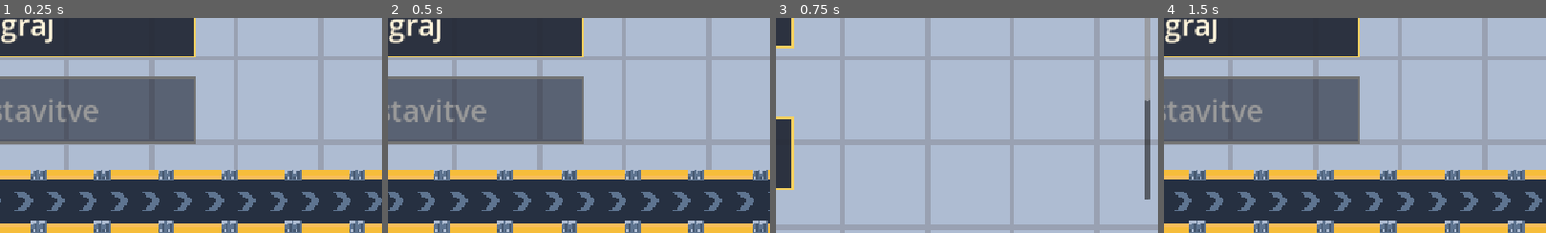
Above: before the commit, frames 1-4 (left to right).
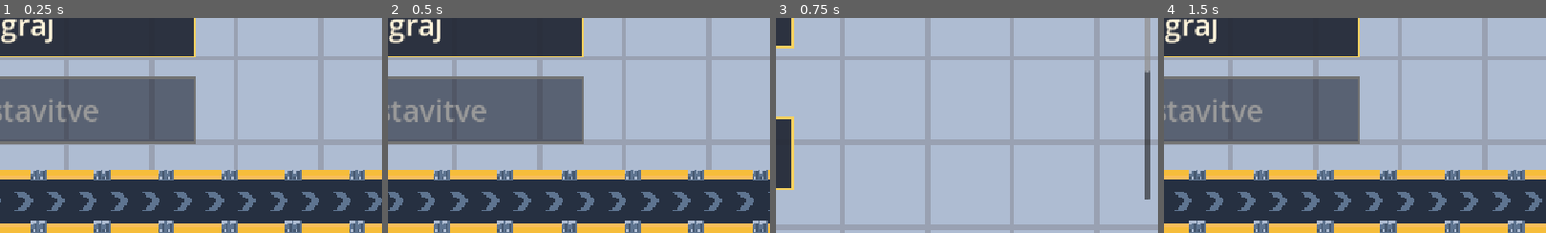
Above: after the commit, the same moments.

Repository: Maksim3l/MatFab
Game: Godot game, scene res://ui/main_menu.tscn
Same seed, same stepped clock (60 frames per second), same inputs: the game is played once before the commit and once after it.
Inputs:
- Up to frame 1 (0.25 s): no input
- Up to frame 2 (0.5 s): no input
- Up to frame 3 (0.75 s): click "Igraj" at 0.5 s
- Up to frame 4 (1.5 s): click "Nazaj" at 1.25 s
The pictures show only the part of the screen within x 47-97%, y 50-100%; the shares and areas given below are measured in that part.

Frames 1-2 are identical in both runs. In frame 3, 0.2% of the frame differs, in the area x 96-98%, y 24-39%; in frame 4, nothing differs.

Commit message:
Data: Move Deljenje to r6_03 and Potence to r6_05

Diff:
--- a/data/levels/r6_03.tres
+++ b/data/levels/r6_03.tres
@@ -1,39 +1,37 @@
 [gd_resource type="Resource" script_class="LevelDef" format=3]
 
-[ext_resource type="Script" uid="uid://c1gppjsjj1ahr" path="res://data/schema/building_def.gd" id="1_s47mu"]
-[ext_resource type="Resource" path="res://data/blocks/conveyor.tres" id="2_k8xwd"]
-[ext_resource type="Resource" path="res://data/blocks/miner.tres" id="3_j5c6i"]
-[ext_resource type="Resource" path="res://data/blocks/square.tres" id="4_square"]
-[ext_resource type="Script" uid="uid://dnrm7gq8lwchd" path="res://data/schema/ore_patch.gd" id="5_uw04x"]
-[ext_resource type="Script" uid="uid://cncfnd32ethkw" path="res://data/schema/level_def.gd" id="6_f73iy"]
-[ext_resource type="Resource" path="res://data/blocks/cube.tres" id="7_cube"]
-[ext_resource type="Resource" path="res://data/blocks/multiply.tres" id="8_multiply"]
+[ext_resource type="Script" path="res://data/schema/level_def.gd" id="1_level"]
+[ext_resource type="Script" path="res://data/schema/ore_patch.gd" id="2_ore"]
+[ext_resource type="Script" path="res://data/schema/building_def.gd" id="3_building"]
+[ext_resource type="Resource" path="res://data/blocks/conveyor.tres" id="4_conveyor"]
+[ext_resource type="Resource" path="res://data/blocks/miner.tres" id="5_miner"]
+[ext_resource type="Resource" path="res://data/blocks/divide.tres" id="6_divide"]
 
-[sub_resource type="Resource" id="Resource_g7x37"]
-script = ExtResource("5_uw04x")
-value = 2
+[sub_resource type="Resource" id="Resource_ore0"]
+script = ExtResource("2_ore")
+value = 24
 cell = Vector2i(-10, -6)
 
-[sub_resource type="Resource" id="Resource_70sox"]
-script = ExtResource("5_uw04x")
-value = 3
+[sub_resource type="Resource" id="Resource_ore1"]
+script = ExtResource("2_ore")
+value = 2
 cell = Vector2i(9, -6)
 
-[sub_resource type="Resource" id="Resource_pspa2"]
-script = ExtResource("5_uw04x")
-value = 5
+[sub_resource type="Resource" id="Resource_ore2"]
+script = ExtResource("2_ore")
+value = 3
 cell = Vector2i(-1, 8)
 
 [resource]
-script = ExtResource("6_f73iy")
-title = "Potence"
+script = ExtResource("1_level")
+title = "Deljenje"
 grade = 6
-ore_patches = Array[ExtResource("5_uw04x")]([SubResource("Resource_g7x37"), SubResource("Resource_70sox"), SubResource("Resource_pspa2")])
+ore_patches = Array[ExtResource("2_ore")]([SubResource("Resource_ore0"), SubResource("Resource_ore1"), SubResource("Resource_ore2")])
 goals = Dictionary[int, int]({
+12: 5,
+8: 5,
+6: 5,
 4: 5,
-9: 5,
-8: 5,
-125: 5,
-72: 5
+1: 5
 })
-buildable = Array[ExtResource("1_s47mu")]([ExtResource("2_k8xwd"), ExtResource("3_j5c6i"), ExtResource("4_square"), ExtResource("7_cube"), ExtResource("8_multiply")])
+buildable = Array[ExtResource("3_building")]([ExtResource("4_conveyor"), ExtResource("5_miner"), ExtResource("6_divide")])
--- /dev/null
+++ b/data/levels/r6_05.tres
@@ -0,0 +1,39 @@
+[gd_resource type="Resource" script_class="LevelDef" format=3]
+
+[ext_resource type="Script" path="res://data/schema/level_def.gd" id="1_level"]
+[ext_resource type="Script" path="res://data/schema/ore_patch.gd" id="2_ore"]
+[ext_resource type="Script" path="res://data/schema/building_def.gd" id="3_building"]
+[ext_resource type="Resource" path="res://data/blocks/conveyor.tres" id="4_conveyor"]
+[ext_resource type="Resource" path="res://data/blocks/miner.tres" id="5_miner"]
+[ext_resource type="Resource" path="res://data/blocks/square.tres" id="6_square"]
+[ext_resource type="Resource" path="res://data/blocks/cube.tres" id="7_cube"]
+[ext_resource type="Resource" path="res://data/blocks/multiply.tres" id="8_multiply"]
+
+[sub_resource type="Resource" id="Resource_ore0"]
+script = ExtResource("2_ore")
+value = 2
+cell = Vector2i(-10, -6)
+
+[sub_resource type="Resource" id="Resource_ore1"]
+script = ExtResource("2_ore")
+value = 3
+cell = Vector2i(9, -6)
+
+[sub_resource type="Resource" id="Resource_ore2"]
+script = ExtResource("2_ore")
+value = 5
+cell = Vector2i(-1, 8)
+
+[resource]
+script = ExtResource("1_level")
+title = "Potence"
+grade = 6
+ore_patches = Array[ExtResource("2_ore")]([SubResource("Resource_ore0"), SubResource("Resource_ore1"), SubResource("Resource_ore2")])
+goals = Dictionary[int, int]({
+4: 5,
+9: 5,
+8: 5,
+125: 5,
+72: 5
+})
+buildable = Array[ExtResource("3_building")]([ExtResource("4_conveyor"), ExtResource("5_miner"), ExtResource("6_square"), ExtResource("7_cube"), ExtResource("8_multiply")])
